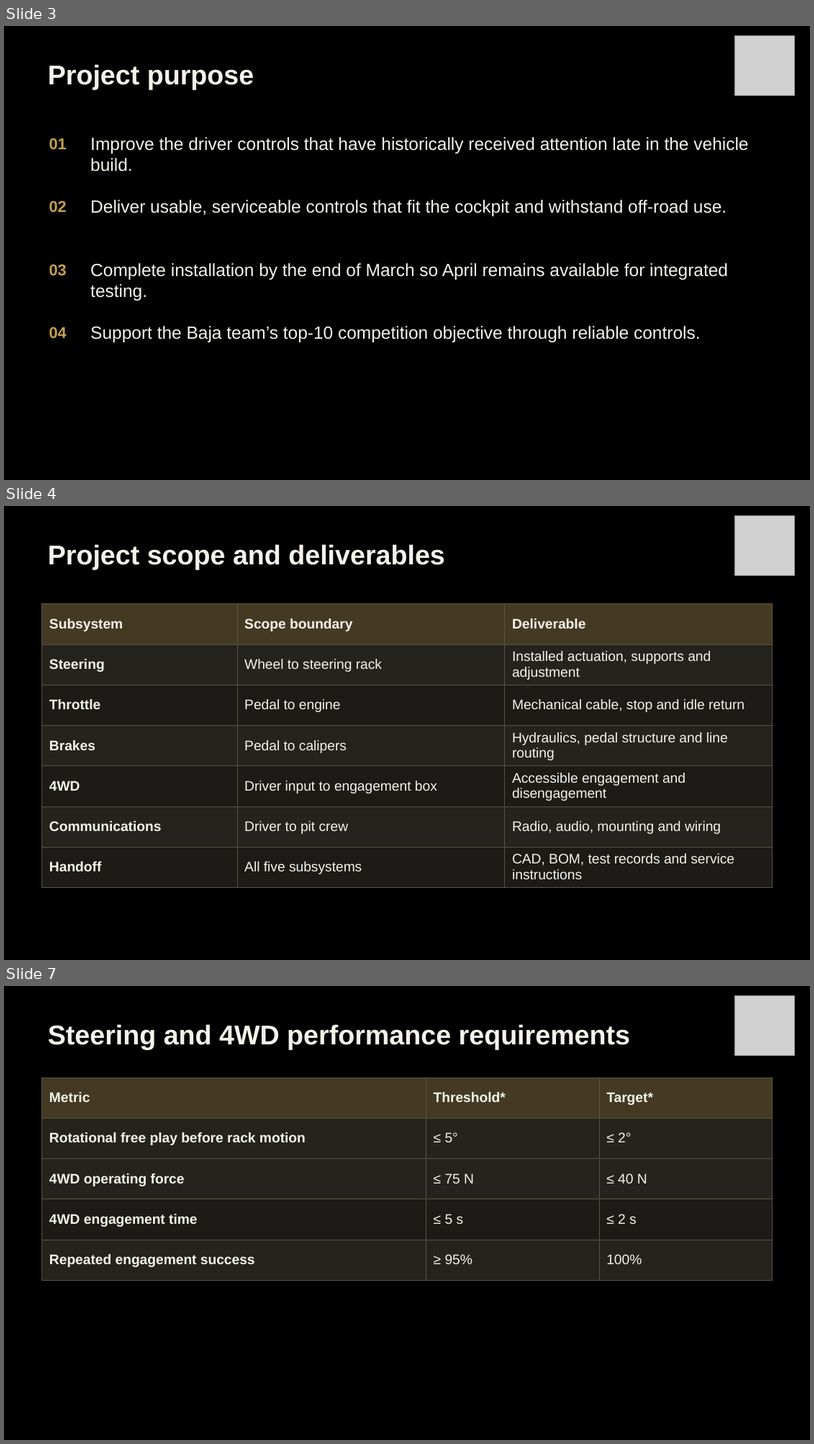
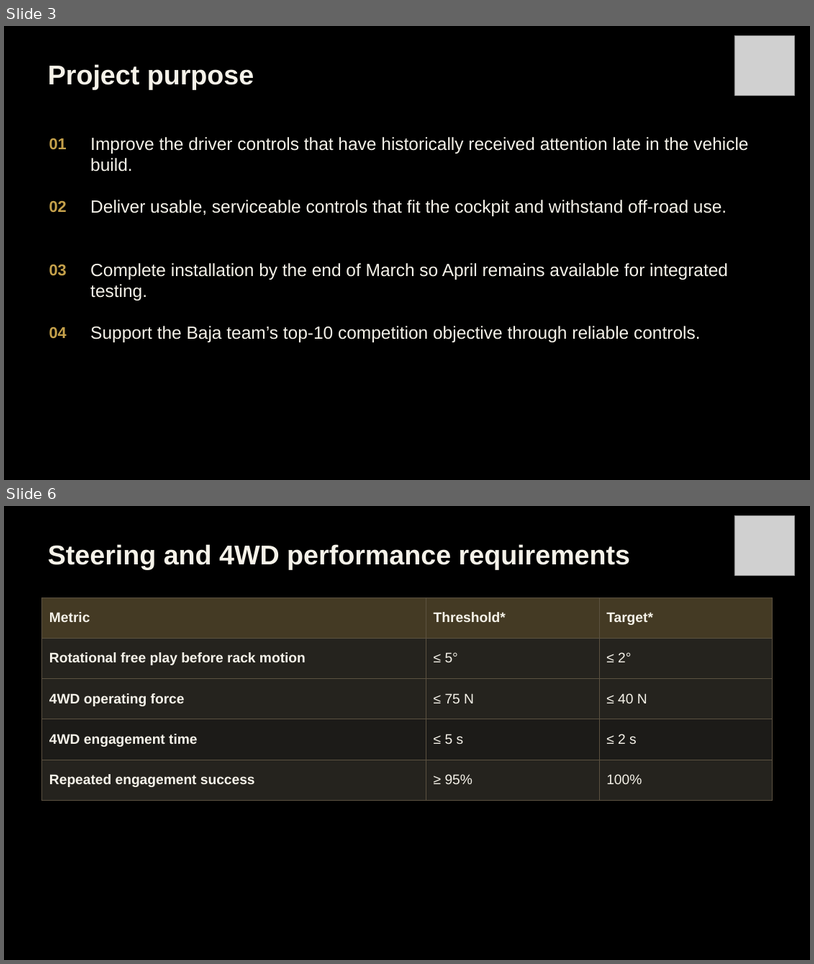
Before and after one commit to Polowater123/Aggie-Baja-Controls-The-A.B.C.-, a slide deck: PDR Draft.pptx. Shown one above the other, each under a label of ours: slides 3, 4 and 7 before the commit, slides 3 and 6 after it; the slides between them are not shown. The pictures are 814x1444 and 814x964 pixels, drawn with LibreOffice and Linux fonts; fonts in the diff are those of the drawing; grey boxes stand for pictures. Boxes give left, top, right and bottom in pixels: in the first picture for what was removed or moved away, otherwise in the second. Text is boxed around its words. In the diff, an @@ line names an element or a change of style, - is before the commit and + after.

```diff
--- a/PDR Draft.pptx
+++ b/PDR Draft.pptx
@@ slide 4 removed at (4,506,810,960), background #000000 @@
@@ picture removed at (735,515,795,576) @@
@@ text removed at (48,544,445,569) @@
-Project scope and deliverables
@@ table removed at (41,603,773,888), 7 rows, 3 columns @@
-Subsystem | Scope boundary | Deliverable
-Steering | Wheel to steering rack | Installed actuation, supports and adjustment
-Throttle | Pedal to engine | Mechanical cable, stop and idle return
-Brakes | Pedal to calipers | Hydraulics, pedal structure and line routing
-4WD | Driver input to engagement box | Accessible engagement and disengagement
-Communications | Driver to pit crew | Radio, audio, mounting and wiring
-Handoff | All five subsystems | CAD, BOM, test records and service instructions
@@ what was slide 7 is now slide 6 @@
```
Also in this commit, not shown: 8 slides changed, 1 slide added, 5 other slides removed.
